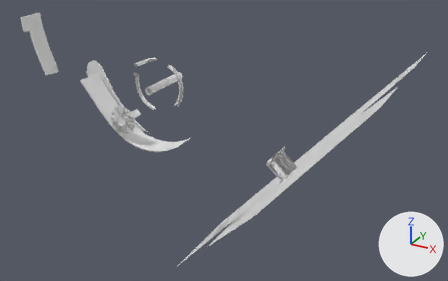
One commit to the OBJ model DarkChaos-Dev/gameitems/Primitive.LM_L_LSwC1_Parts.obj: the scene before it, then after it.
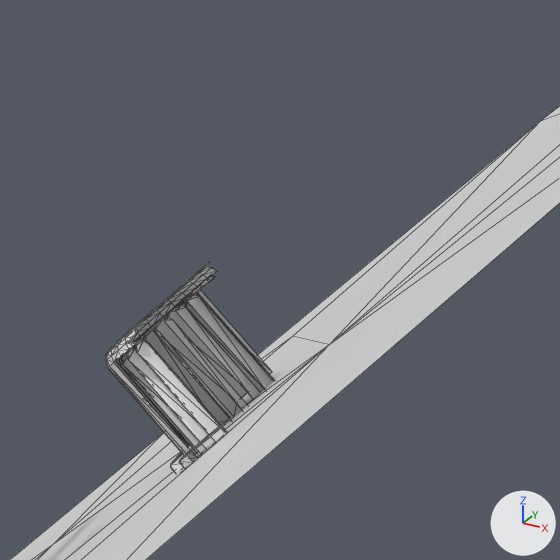
There are two pictures of each version: one whole from a 50 mm camera at (490.0, -825.0, 132.0) aimed at (-87.0, 224.0, -393.0), one close up on the part from 55% to 78% of the width and 35% to 71% of the height. Arrows for +X, +Y and +Z are at lower right; the lights stay in place. The close-ups show mesh edges as thin lines. Where no turn or scale is listed for an object, it has been applied to the vertices. Vertices at the same position are counted once.

The first close-up shows 'LM_L_LSwC1_Parts'.
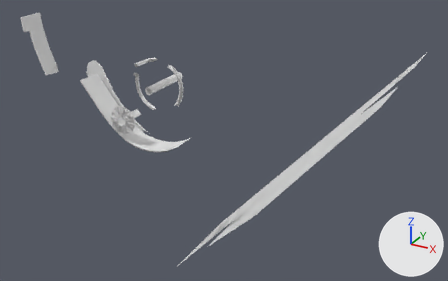
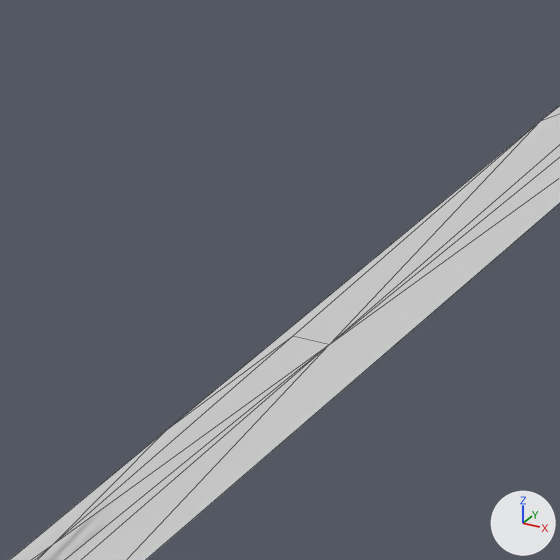
Where the change shows, as pixel boxes (x1, y1, x2, y2) in the close-ups (560 x 560 px):
part 1 of me_lm_l_lswc1_parts, deleted
    before: (119, 275, 275, 453)
part 2 of me_lm_l_lswc1_parts, deleted
    before: (105, 263, 272, 473)

Patch to the scene script:
```diff
--- a/DarkChaos-Dev/gameitems/Primitive.LM_L_LSwC1_Parts.obj.py
+++ b/DarkChaos-Dev/gameitems/Primitive.LM_L_LSwC1_Parts.obj.py
@@ me_lm_l_lswc1_parts @@
 me_lm_l_lswc1_parts.from_pydata(...)  # 2082 vertices, 3042 faces; spans x -434.0..267.0, y -30.0..435.0, z -744.0..-133.0
 # used by ob_lm_l_lswc1_parts; location = (0.0, 0.0, 0.0)
+# me_lm_l_lswc1_parts part 1: the loose piece of 159 vertices spanning x 26.0..77.0, y 188.0..239.0, z -443.0..-378.0 is deleted
+# me_lm_l_lswc1_parts part 2: the loose piece of 145 vertices spanning x 21.0..80.0, y 177.0..245.0, z -450.0..-373.0 is deleted
```
